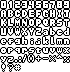
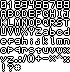
Layer changes from the first 70×72 image to the second:
painted on "レイヤー 10 のコピー" over [2, 1, 69, 68]
moved "レイヤー 11" above "レイヤー 10 のコピー 6", painted on it over [1, 0, 70, 71]
"レイヤー 10 のコピー 6": opacity 100% → 50%, painted on it over [1, 0, 70, 71]
renamed "レイヤー 9" to "レイヤー 10 のコピー 2", showed it, painted on it over [1, 0, 70, 71]